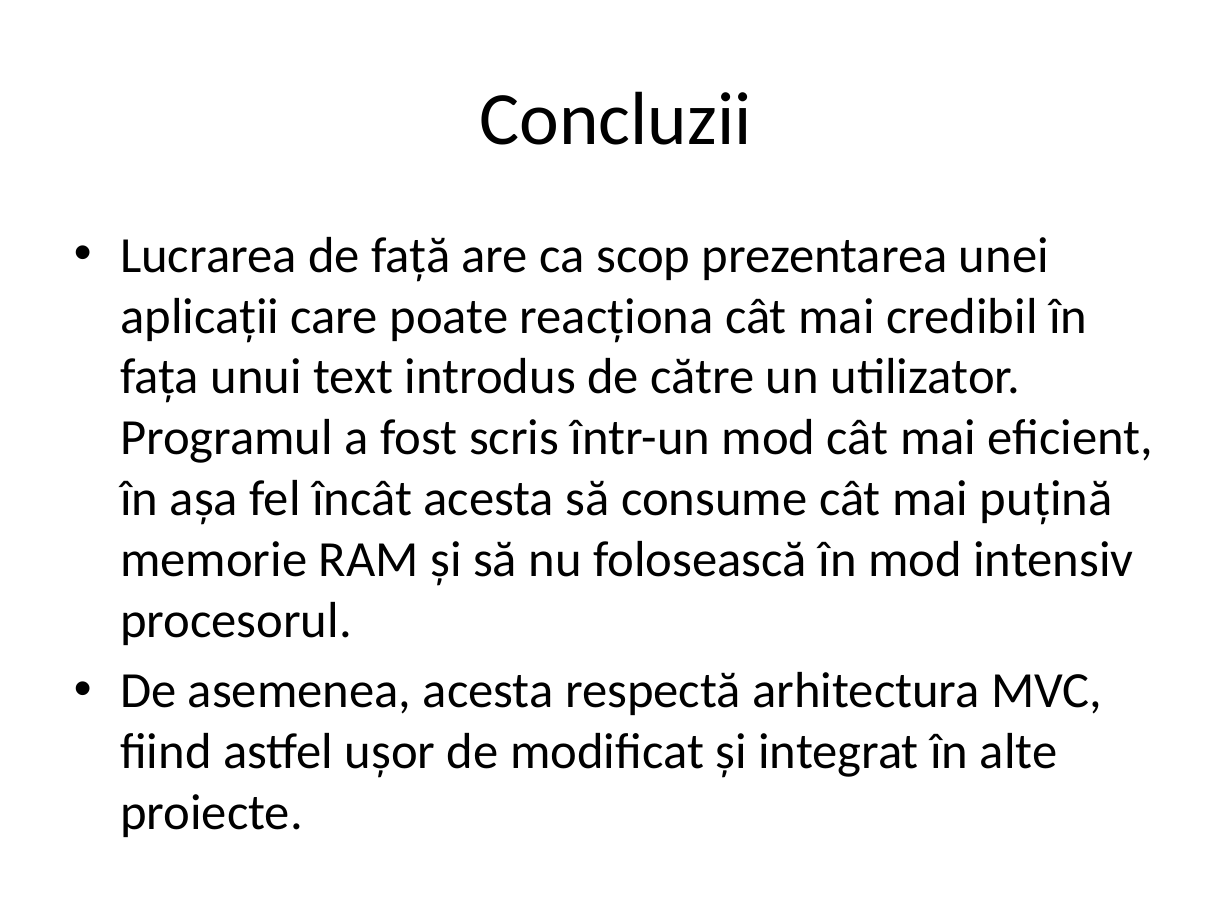
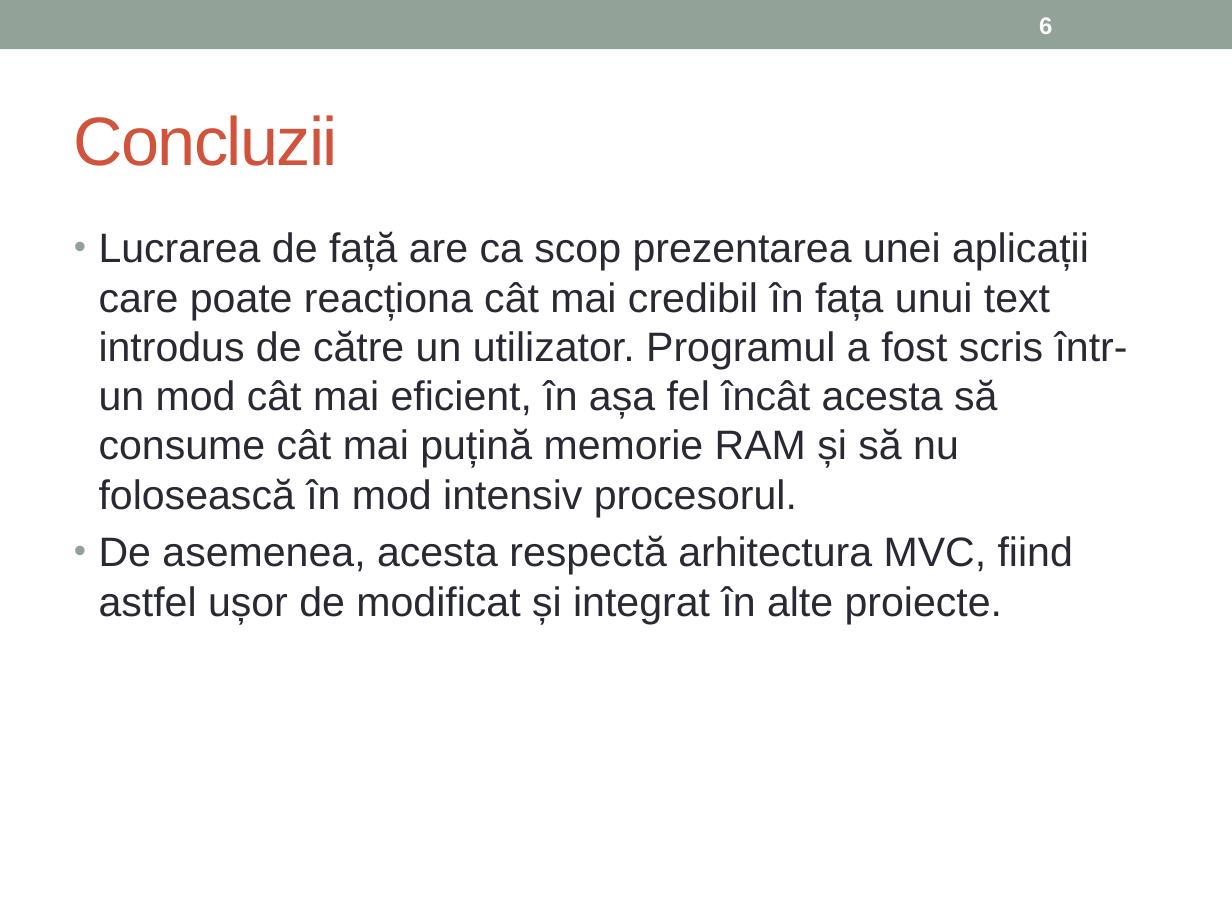
Before and after one commit to AlexC93/SimulatedAwareness, a slide deck: slide 6 of Licenta.pptx. Drawn at 1232x924 pixels with LibreOffice and Linux fonts; fonts in the diff are those of the drawing. Boxes give left, top, right and bottom in pixels: in the first picture for what was removed or moved away, otherwise in the second. Text is boxed around its words. In the diff, an @@ line names an element or a change of style, - is before the commit and + after.

```diff
--- a/Licenta.pptx
+++ b/Licenta.pptx
@@ rectangle added at [0,0,1232,49], fill #93A299 @@
@@ page number added at [1039,17,1052,34], 14 pt, text #FFFFFF, bold @@
+6
@@ title "Concluzii": place and size @@
-title "Concluzii" at [480,91,752,145]
+title "Concluzii" at [74,115,338,166]
@@ title "Concluzii" at [74,115,338,166]: size 44 to 40 pt, font Calibri to Arial, text colour #000000 to #D2533C, letter spacing 0 to -1 pt; alignment centre to left @@
@@ text "Lucrarea de față are ca ..." at [99,231,1128,624]: size 29.6 to 24 pt, font Calibri to Arial, text colour #000000 to #292934; indent changed; less space between paragraphs @@
```
Also in this commit, not shown: 6 other slides changed.
